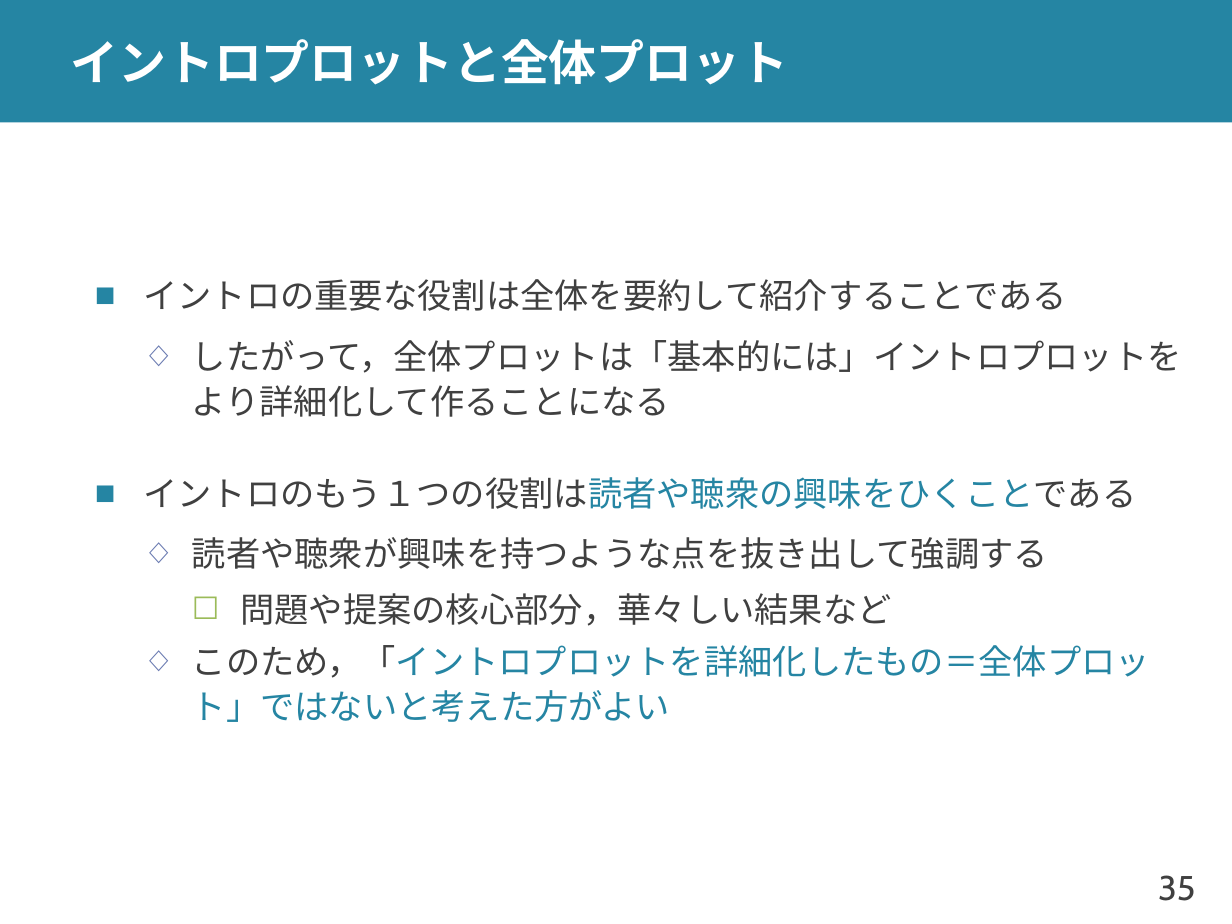
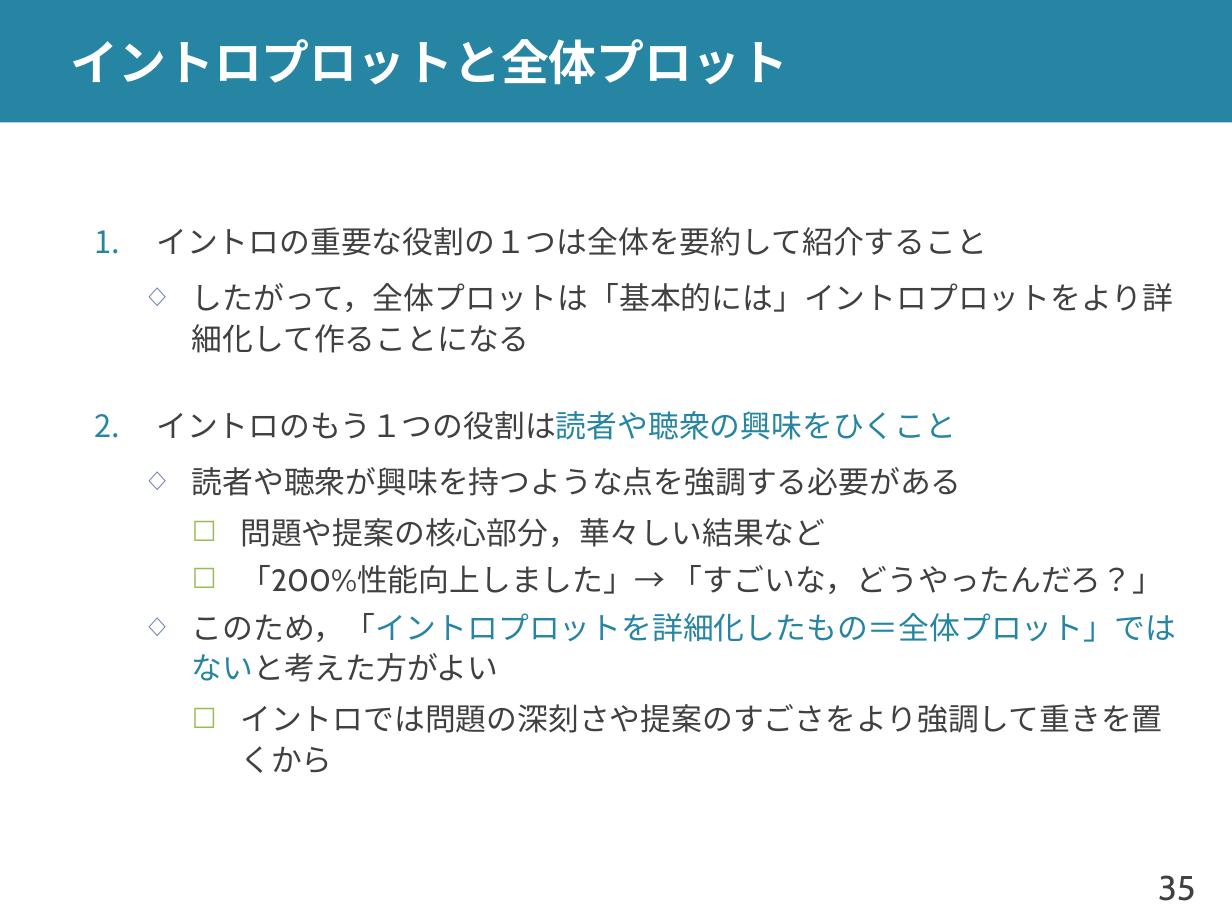
Before and after one commit to shioya-lab/how-to, a slide deck: slide 35 of plot.pptx. Drawn at 1232x924 pixels with LibreOffice and Linux fonts; fonts in the diff are those of the drawing. Boxes give left, top, right and bottom in pixels: in the first picture for what was removed or moved away, otherwise in the second. Text is boxed around its words. In the diff, an @@ line names an element or a change of style, - is before the commit and + after.

Commit message:
plot を v8 に
細かい点を修正

```diff
--- a/plot.pptx
+++ b/plot.pptx
@@ text at (156,227,987,256): text changed; size 20 to 18 pt @@
-■ イントロの重要な役割は全体を要約して紹介することである
+1. イントロの重要な役割の１つは全体を要約して紹介すること
@@ text at (192,283,1176,682): size 20 to 18 pt in "したがって，全体プロットは「基本的には」イントロプロットをより詳細化して作ることになる", "問題や提案の核心部分，華々しい結果など", "このため，「イントロプロットを詳細化したもの＝全体プロット」ではないと考えた方がよい"; text colour #2585A3 to #404040 in "このため，「イントロプロットを詳細化したもの＝全体プロット」ではないと考えた方がよい" @@
@@ text at (156,411,962,496): text changed; size 20 to 18 pt @@
-■ イントロのもう１つの役割は読者や聴衆の興味をひくことである
-  ◇ 読者や聴衆が興味を持つような点を抜き出して強調する
+2. イントロのもう１つの役割は読者や聴衆の興味をひくこと
+  ◇ 読者や聴衆が興味を持つような点を強調する必要がある
@@ text at (240,565,1163,594): paragraph added @@
+    ☐ 「200%性能向上しました」→ 「すごいな，どうやったんだろ？」
@@ text at (240,704,1162,773): paragraph added @@
+    ☐ イントロでは問題の深刻さや提案のすごさをより強調して重きを置くから
```
Also in this commit, not shown: 10 other slides changed, 1 other file.
